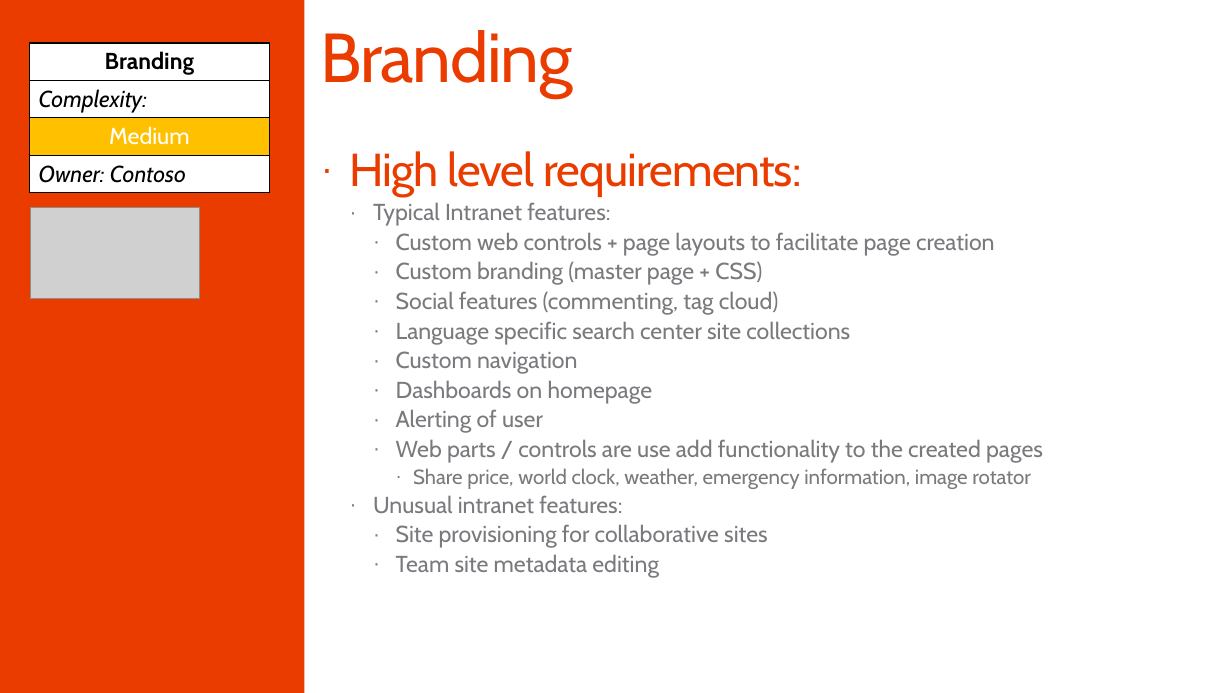
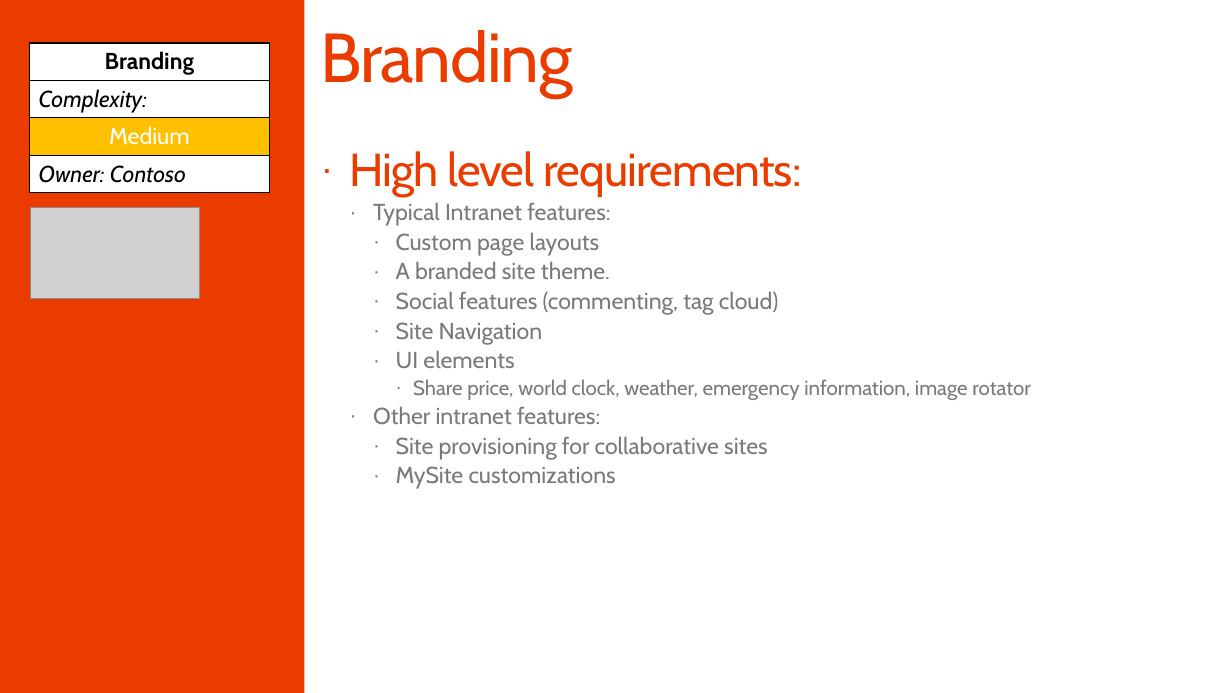
Before and after one commit to SharePoint/PnP-Guidance, a slide deck: slide 11 of PnP Transformation Process/Samples/PnP Transformation - Solution Design Report - Contoso.pptx. Drawn at 1232x693 pixels with LibreOffice and Linux fonts; fonts in the diff are those of the drawing; grey boxes stand for pictures; background and template pictures are left out. Boxes give left, top, right and bottom in pixels: in the first picture for what was removed or moved away, otherwise in the second. Text is boxed around its words. In the diff, an @@ line names an element or a change of style, - is before the commit and + after.

```diff
--- a/PnP Transformation Process/Samples/PnP Transformation - Solution Design Report - Contoso.pptx
+++ b/PnP Transformation Process/Samples/PnP Transformation - Solution Design Report - Contoso.pptx
@@ text at [396, 232, 610, 279]: text changed @@
-    · Custom web controls + page layouts to facilitate page creation
-    · Custom branding (master page + CSS)
+    · Custom page layouts
+    · A branded site theme.
@@ text at [396, 322, 543, 368]: text changed @@
-    · Language specific search center site collections
-    · Custom navigation
-    · Dashboards on homepage
-    · Alerting of user
-    · Web parts / controls are use add functionality to the created pages
+    · Site Navigation
+    · UI elements
@@ text at [373, 406, 600, 424]: text changed @@
-  · Unusual intranet features:
+  · Other intranet features:
@@ text at [396, 466, 616, 489]: text changed @@
-    · Team site metadata editing
+    · MySite customizations
```
Also in this commit, not shown: 7 other slides changed, 1 slide added, 3 other files.
